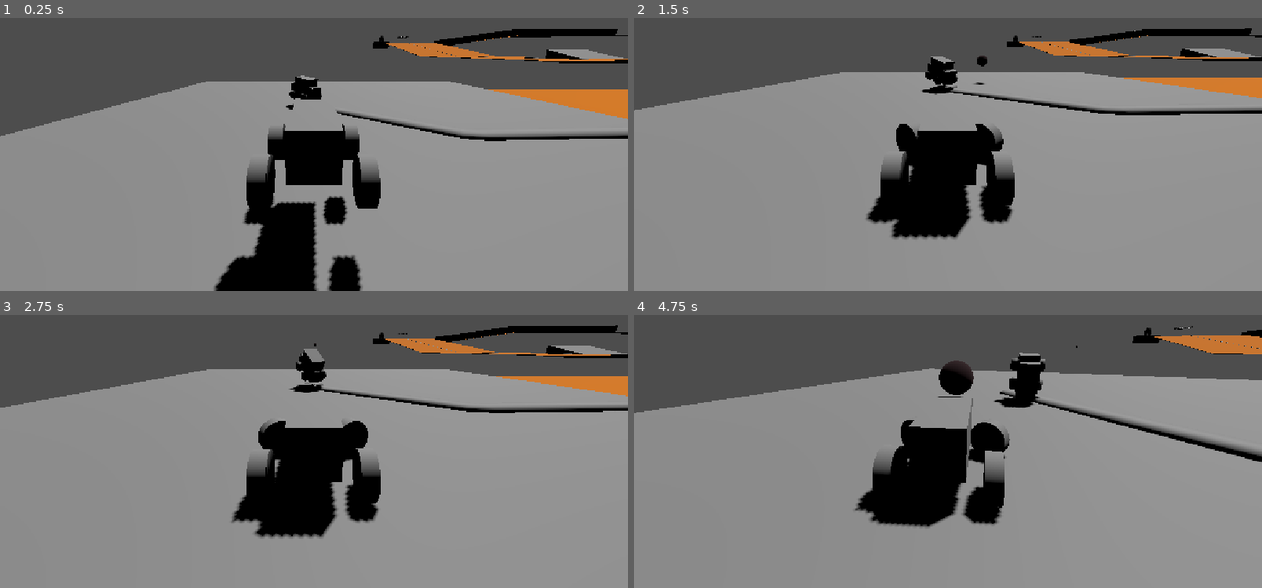
Above: before the commit, frames 1-4 (two rows, left to right).
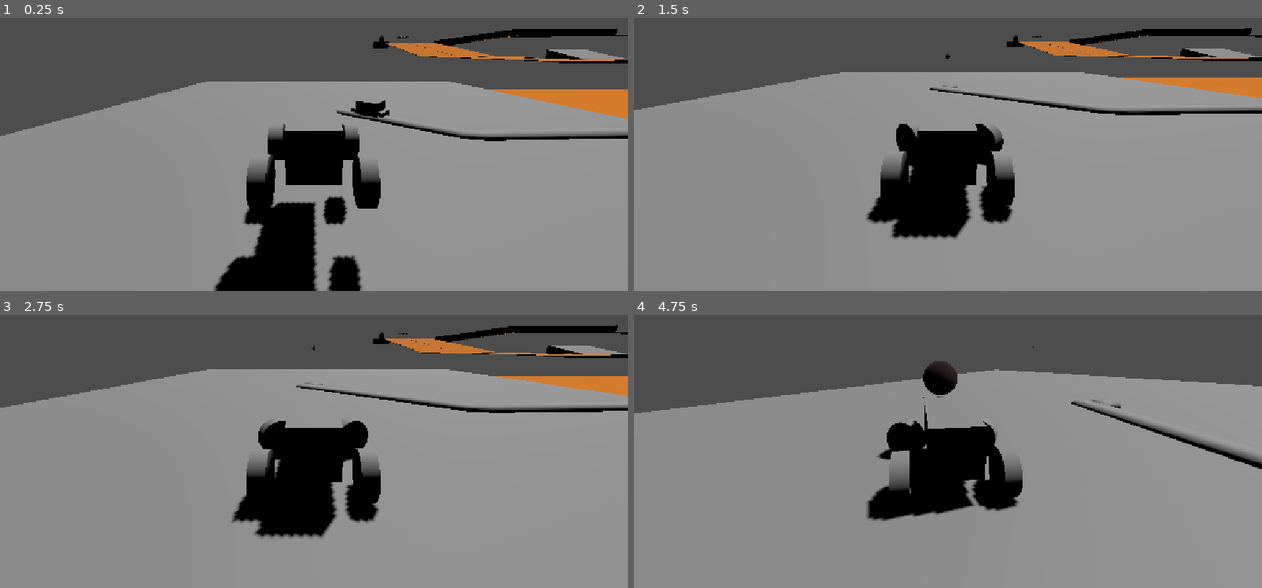
Above: after the commit, the same moments.

Repository: MauroEscalante-Hub/Linea-San-Gnomo
Game: Godot game, scene res://Escenas/grayboxing/grayboxing_escenario1.tscn
Two runs of this game, one before a commit and one after it. Both use one fixed random seed, a clock stepped at 60 frames per second and the inputs below.
Inputs (mouse positions are in pixels of both pictures, inside the frame that each line leads up to):
- Up to frame 1 (0.25 s): no input
- Up to frame 2 (1.5 s): move the mouse to (1086, 97) at 0.52 s; press the mouse at (1086, 97) at 0.53 s; hold D (derecha) 0.53-1.28 s; tap Middle mouse button (gancho) at 0.8, 1.35 s; move the mouse to (822, 132) at 1.27 s; release the mouse at (822, 132) at 1.28 s; hold A (izquierda) from 1.28 s (still down)
- Up to frame 3 (2.75 s): click (188, 429) at 1.55 s; move the mouse to (376, 334) at 2.02 s; release A (izquierda) at 2.03 s; hold D (derecha) from 2.03 s (still down); tap E (cambiar_de_auto) at 2.1 s; tap Middle mouse button (gancho) at 2.3 s
- Up to frame 4 (4.75 s): move the mouse to (916, 481) at 2.77 s; release D (derecha) at 2.78 s; hold W (avanzar) 2.78-3.53 s; click (916, 481) at 2.85 s; move the mouse to (1136, 465) at 3.52 s; hold A (izquierda) from 3.53 s (still down); tap S (frenar) at 3.6 s; tap Middle mouse button (gancho) at 3.8, 4.35 s; move the mouse to (759, 358) at 4.27 s; click (759, 358) at 4.55 s

The runs differ from the first frame. In frame 1, 0.6% of the frame differs, in the area x 45-62%, y 20-38%; in frame 2, 0.6%; in frame 3, 0.6%; in frame 4, 8.8%, in the area x 0-100%, y 4-79%.
Error before the commit: Parse Error: Could not find type "Coche" in the current scope. (res://Escenas/path_follow_3d.gd:6)

Commit message:
el gancho funciona como componente  :)

Diff:
--- a/Escenas/componentes/gancho/ganchocontrol.gd
+++ b/Escenas/componentes/gancho/ganchocontrol.gd
@@ -1,7 +1,7 @@
 extends Node
 @export var atraccion_base=15
-@export var ray: RayCast3D
-@export var soga:Node3D
+@onready var ray =$"../RayCast3D"
+@onready var soga=$"../soga"
 @export var longitud: float = 2.0
 @export var elasticidad: float = 100.0
 @export var amortiguacion: float = 10.0
@@ -11,7 +11,13 @@
 var lanzado: bool = false
 var target: Vector3 = Vector3.ZERO
 
+func activate():
+	set_physics_process(true)
+	set_process(true)
 
+func desactivate():
+	set_physics_process(false)
+	set_process(false)
 func _physics_process(delta: float) -> void:
 	if Input.is_action_just_pressed("gancho"):
 		lanzar()
@@ -52,6 +58,7 @@
 		return
 
 	soga.visible = true
+
 	var distancia = player.global_position.distance_to(target)
 
 	soga.look_at(target)
--- a/Escenas/componentes/gancho/ganchocontrol.tscn
+++ b/Escenas/componentes/gancho/ganchocontrol.tscn
@@ -4,6 +4,7 @@
 
 [node name="Ganchocontrol" type="Node" unique_id=37022380]
 script = ExtResource("1_53eg8")
+atraccion_base = 4
 longitud = 1.725
-elasticidad = null
-amortiguacion = null
+elasticidad = 75.0
+amortiguacion = 25.8
--- a/Escenas/jugador/jugador.tscn
+++ b/Escenas/jugador/jugador.tscn
@@ -1,11 +1,13 @@
 [gd_scene format=3 uid="uid://bt4rtt2o18nfc"]
 
-[ext_resource type="Script" uid="uid://cqo31utn3jfmm" path="res://escenas/jugador/jugador.gd" id="1_vquro"]
-[ext_resource type="PackedScene" uid="uid://dqb7jkqihqm02" path="res://escenas/dispararbalas/balas.tscn" id="2_pxu2a"]
-[ext_resource type="PackedScene" uid="uid://cldmjtak6b457" path="res://escenas/componentes/movimiento/movimiento.tscn" id="3_jkpmm"]
-[ext_resource type="PackedScene" uid="uid://ddrti2gwrh11m" path="res://escenas/componentes/deteccion_de_vehiculo/deteccion_de_vehiculo.tscn" id="4_3don6"]
-[ext_resource type="PackedScene" uid="uid://bjanlpui5kawe" path="res://escenas/componentes/camara/camara.tscn" id="5_jkpmm"]
-[ext_resource type="PackedScene" uid="uid://cxaro2aci7e0v" path="res://escenas/componentes/control_de_player/controlador_de_jugador.tscn" id="6_vkjxu"]
+[ext_resource type="Script" uid="uid://cqo31utn3jfmm" path="res://Escenas/jugador/jugador.gd" id="1_vquro"]
+[ext_resource type="PackedScene" uid="uid://dqb7jkqihqm02" path="res://Escenas/dispararbalas/balas.tscn" id="2_pxu2a"]
+[ext_resource type="PackedScene" uid="uid://cldmjtak6b457" path="res://Escenas/componentes/movimiento/movimiento.tscn" id="3_jkpmm"]
+[ext_resource type="PackedScene" uid="uid://ddrti2gwrh11m" path="res://Escenas/componentes/deteccion_de_vehiculo/deteccion_de_vehiculo.tscn" id="4_3don6"]
+[ext_resource type="PackedScene" uid="uid://bjanlpui5kawe" path="res://Escenas/componentes/camara/camara.tscn" id="5_jkpmm"]
+[ext_resource type="PackedScene" uid="uid://cxaro2aci7e0v" path="res://Escenas/componentes/control_de_player/controlador_de_jugador.tscn" id="6_vkjxu"]
+[ext_resource type="PackedScene" uid="uid://bhw4fsf0ug2a3" path="res://Escenas/componentes/gancho/ganchocontrol.tscn" id="7_wd3tj"]
+[ext_resource type="PackedScene" uid="uid://cu0nveryf7yao" path="res://Escenas/componentes/gancho/soga.tscn" id="8_i2ues"]
 
 [sub_resource type="BoxMesh" id="BoxMesh_u5bk5"]
 size = Vector3(1, 1, 1.8329468)
@@ -81,12 +83,6 @@
 transform = Transform3D(0.000577406, 0.9999998, -8.73723e-08, -0.9999998, 0.000577406, -8.742276e-08, -8.73723e-08, 8.742276e-08, 1, 0, 0, 0)
 mesh = SubResource("CylinderMesh_0ru8o")
 
-[node name="RayCast_derecha" type="RayCast3D" parent="." unique_id=1435321909]
-target_position = Vector3(5, 0, 0)
-
-[node name="RayCast_izquierda" type="RayCast3D" parent="." unique_id=515453143]
-target_position = Vector3(-5, 0, 0)
-
 [node name="centro de masa" type="Node3D" parent="." unique_id=783383178]
 transform = Transform3D(1, 0, 0, 0, 1, 0, 0, 0, 1, 0, -0.17721605, -0.44497806)
 
@@ -104,3 +100,12 @@
 
 [node name="movimiento" parent="." unique_id=1595637067 node_paths=PackedStringArray("player") instance=ExtResource("3_jkpmm")]
 player = NodePath("..")
+
+[node name="Ganchocontrol" parent="." unique_id=37022380 instance=ExtResource("7_wd3tj")]
+
+[node name="soga" parent="." unique_id=283510190 instance=ExtResource("8_i2ues")]
+transform = Transform3D(1, 0, 0, 0, 1, 0, 0, 0, 1, 0, 0, 0.71554923)
+
+[node name="RayCast3D" type="RayCast3D" parent="." unique_id=1196462397]
+transform = Transform3D(1, 0, 0, 0, 1, 0, 0, 0, 1, 0.18, 0.75, -1.45)
+target_position = Vector3(0, -1, -50)
--- a/Escenas/path_follow_3d.gd
+++ b/Escenas/path_follow_3d.gd
@@ -3,7 +3,7 @@
 @export var VelocidadNormal :float=0.0199
 @export var Desaceleracion:float = 0.6
 @export var DistanciaMax: int=15
-@onready var jugador: Coche = $"../../jugador"
+@onready var jugador: VehicleBody3D = $"../../jugador"
 
 @onready var Locomotora: VehicleBody3D = $VehicleBody3D
 
--- a/escena_para_pruebas.tscn
+++ b/escena_para_pruebas.tscn
@@ -1,10 +1,8 @@
 [gd_scene format=3 uid="uid://be2gt46i7eu8f"]
 
 [ext_resource type="PackedScene" uid="uid://bt4rtt2o18nfc" path="res://Escenas/jugador/jugador.tscn" id="1_r8nmx"]
-[ext_resource type="PackedScene" uid="uid://bhw4fsf0ug2a3" path="res://Escenas/componentes/gancho/ganchocontrol.tscn" id="2_221f6"]
 [ext_resource type="PackedScene" uid="uid://m5cg0va5pghb" path="res://auto_prueba.tscn" id="3_221f6"]
 [ext_resource type="PackedScene" uid="uid://cxmnfguj72fdi" path="res://Escenas/componentes/game_manager.tscn" id="3_ioiu6"]
-[ext_resource type="PackedScene" uid="uid://cu0nveryf7yao" path="res://Escenas/componentes/gancho/soga.tscn" id="3_r6wgb"]
 
 [sub_resource type="StandardMaterial3D" id="StandardMaterial3D_r8nmx"]
 albedo_color = Color(0.36862746, 0.64705884, 1, 1)
@@ -40,33 +38,18 @@
 visible = false
 polygon = PackedVector2Array(0, 0, 0, 1, 1, 1, 11.949974, -1.3727918)
 
-[node name="jugador" parent="." unique_id=1604139032 instance=ExtResource("1_r8nmx")]
-transform = Transform3D(1, 0, 0, 0, 1, 0, 0, 0, 1, 14.784192, 2.198421, 1.4303617)
-
-[node name="Ganchocontrol" parent="jugador" unique_id=37022380 node_paths=PackedStringArray("ray", "soga") instance=ExtResource("2_221f6")]
-atraccion_base = 567
-ray = NodePath("../RayCast3D")
-soga = NodePath("../soga")
-longitud = 1000.0
-elasticidad = 1000.0
-amortiguacion = 0.0
-
-[node name="RayCast3D" type="RayCast3D" parent="jugador" unique_id=952074356]
-transform = Transform3D(1, 0, 0, 0, 1, 0, 0, 0, 1, -0.09039307, 0.05758667, -0.9637222)
-target_position = Vector3(0, 0, -20)
-
-[node name="soga" parent="jugador" unique_id=283510190 instance=ExtResource("3_r6wgb")]
-transform = Transform3D(1, 0, 0, 0, 1, 0, 0, 0, 1, 0, 0, -1.1103516)
-
 [node name="DirectionalLight3D" type="DirectionalLight3D" parent="." unique_id=872906465]
 transform = Transform3D(0.20545253, 0.9629557, -0.17465837, -0.31475925, 0.23400037, 0.91987526, 0.9266692, -0.13401537, 0.35117525, -5.910654, 5.324602, 4.6082563)
 sky_mode = 1
-
-[node name="jugador2" parent="." unique_id=725776 instance=ExtResource("1_r8nmx")]
-transform = Transform3D(1, 0, 0, 0, 1, 0, 0, 0, 1, 5.6618633, 2.7476, -32.86785)
-start_as_player = false
 
 [node name="GameManager" parent="." unique_id=1561341929 instance=ExtResource("3_ioiu6")]
 
 [node name="auto_prueba" parent="." unique_id=139441443 instance=ExtResource("3_221f6")]
 transform = Transform3D(0.40639845, 0, 0.91369593, 0, 1, 0, -0.91369593, 0, 0.40639845, -3.389185, 2.7476, -14.790199)
+
+[node name="jugador" parent="." unique_id=1604139032 instance=ExtResource("1_r8nmx")]
+transform = Transform3D(1, 0, 0, 0, 1, 0, 0, 0, 1, 0, 1.4872077, 0)
+
+[node name="jugador2" parent="." unique_id=1607288817 instance=ExtResource("1_r8nmx")]
+transform = Transform3D(1, 0, 0, 0, 1, 0, 0, 0, 1, 9.141774, 1.671493, -24.384523)
+start_as_player = false
--- a/escenas/jugador/jugador.gd
+++ b/escenas/jugador/jugador.gd
@@ -6,6 +6,7 @@
 @onready var centro_de_masa := $"centro de masa"
 @onready var area_del_vehiculo = $deteccion_de_vehiculo
 @onready var control_del_jugador = $controlador_de_jugador
+@onready var gancho=$Ganchocontrol
 var nuevo_vehiculo: VehicleBody3D
 @onready var movimiento:= $movimiento
 @export var bala : PackedScene
@@ -23,12 +24,15 @@
 	control_del_jugador.activate()
 	movimiento.movimineto_activado()
 	camara.activate()
+	gancho.activate()
+
 
 
 func become_npc() -> void:
 	control_del_jugador.deactivate()
 	movimiento.movimineto_desactivado()
 	camara.deactivate()
+	gancho.desactivate()
 
 func _on_vehiculo_encontrado(nuevo_auto: VehicleBody3D) -> void:
 	control_del_jugador.nuevo_vehiculo = nuevo_auto
--- a/project.godot
+++ b/project.godot
@@ -58,7 +58,7 @@
 }
 gancho={
 "deadzone": 0.2,
-"events": [Object(InputEventMouseButton,"resource_local_to_s …(136 unchanged characters)… alse,"button_mask":4,"position":Vector2(253, 11),"global_position":Vector2(262, 59),"factor":1.0,"button_index":3,"canceled":false,"pressed":true,"double_click":false,"script":null)
+"events": [Object(InputEventMouseButton,"resource_local_to_s …(136 unchanged characters)… alse,"button_mask":4,"position":Vector2(411, 3),"global_position":Vector2(420, 51),"factor":1.0,"button_index":3,"canceled":false,"pressed":true,"double_click":false,"script":null)
 ]
 }
 
